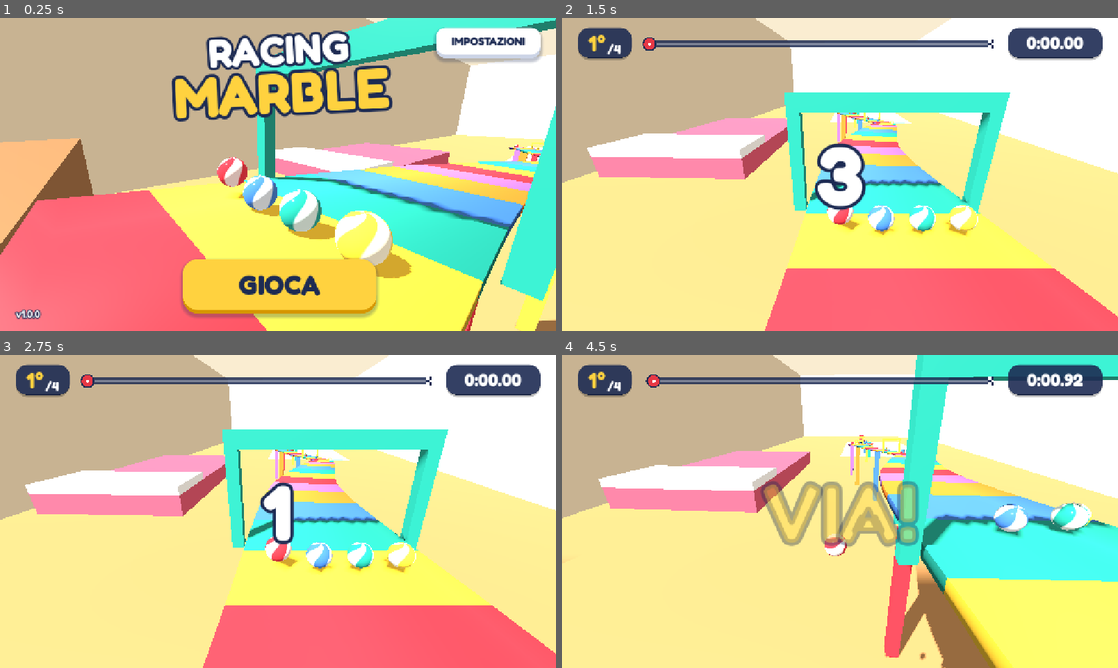
Above: before the commit, frames 1-4 (two rows, left to right).
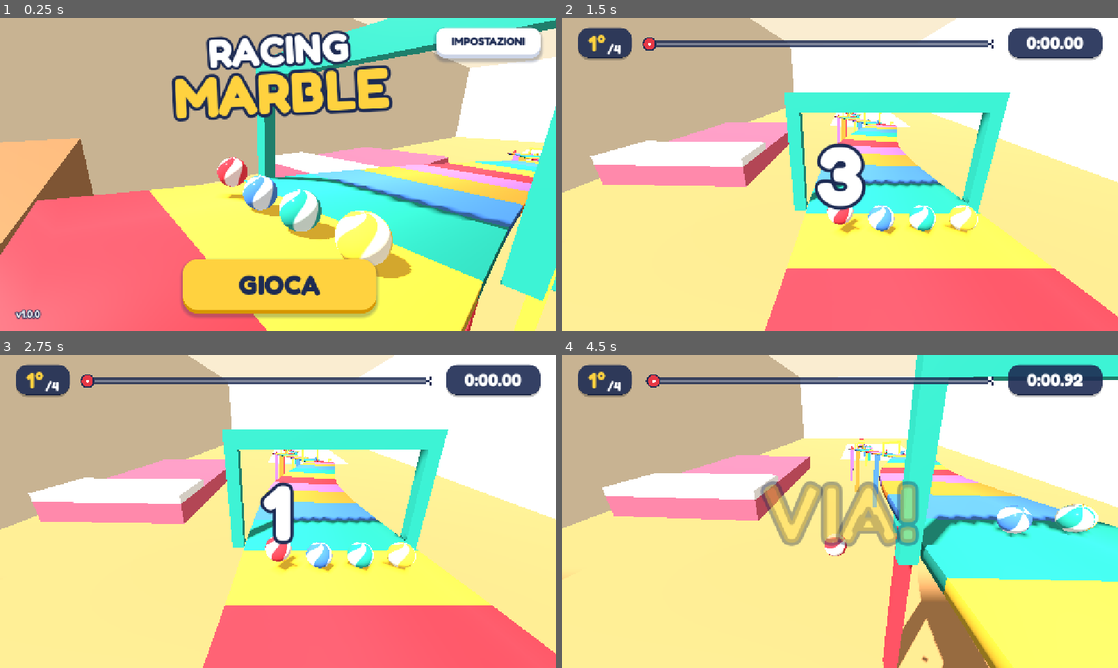
Above: after the commit, the same moments.

Repository: Leoel97/racing-marble
Game: Godot game, scene res://scenes/main.tscn
Two runs of this game, one before a commit and one after it. Both use one fixed random seed, a clock stepped at 60 frames per second and the inputs below.
Inputs (mouse positions are in pixels of both pictures, inside the frame that each line leads up to):
- Up to frame 1 (0.25 s): no input
- Up to frame 2 (1.5 s): click "GIOCA" at 0.5 s; move the mouse to (962, 158) at 1.27 s; hold Right (ui_right) from 1.28 s (still down); click (962, 158) at 1.42 s
- Up to frame 3 (2.75 s): release Right (ui_right) at 2 s; drag from (166, 527) to (250, 574) at 2.02 s
- Up to frame 4 (4.5 s): move the mouse to (895, 442) at 2.77 s; hold Right (ui_right) 2.78-3.5 s; tap Enter at 3.5 s; drag from (812, 574) to (673, 464) at 3.52 s; move the mouse to (1006, 558) at 4.27 s; hold Left (ui_left) from 4.28 s (still down)

The runs differ from the first frame. In frame 1, 2.6% of the frame differs, in the area x 20-100%, y 0-100%; in frame 2, 4.6%; in frame 3, 4.6%; in frame 4, 6.7%, in the area x 0-100%, y 0-100%.

Commit message:
Pista senza tratti piatti e avversari piu' abbordabili
Co-Authored-By: Claude Fable 5.2 <noreply@anthropic.com>
Claude-Session: https://claude.ai/code/session_01R6mF4JeXyjBadC86qXprPP

Diff:
--- a/scripts/main.gd
+++ b/scripts/main.gd
@@ -100,9 +100,9 @@
 
 	# [nome, colore, abilita', corsia]
 	var bot_defs := [
-		["Bot Blu", Color(0.27, 0.48, 0.80), 0.80, -0.8],
-		["Bot Verde", Color(0.16, 0.62, 0.56), 0.87, 0.8],
-		["Bot Giallo", Color(1.00, 0.82, 0.25), 0.94, 2.4],
+		["Bot Blu", Color(0.27, 0.48, 0.80), 0.73, -0.8],
+		["Bot Verde", Color(0.16, 0.62, 0.56), 0.80, 0.8],
+		["Bot Giallo", Color(1.00, 0.82, 0.25), 0.86, 2.4],
 	]
 	for def: Array in bot_defs:
 		var bot: Node3D = AiScript.new()
--- a/scripts/track.gd
+++ b/scripts/track.gd
@@ -9,22 +9,22 @@
 
 # Punti di controllo: [posizione, larghezza]. Si scende lungo -Z.
 const CONTROL := [
-	[Vector3(0, 36, 0), 8.0],
-	[Vector3(0, 33.5, -25), 8.0],
-	[Vector3(6, 31, -55), 7.0],
-	[Vector3(10, 27, -85), 6.0],
-	[Vector3(2, 25, -115), 6.0],
-	[Vector3(-8, 24, -145), 7.0],
-	[Vector3(-10, 20, -175), 5.5],
-	[Vector3(-2, 16, -205), 5.5],
+	[Vector3(0, 40, 0), 8.0],
+	[Vector3(0, 37.5, -25), 8.0],
+	[Vector3(6, 35, -55), 7.0],
+	[Vector3(10, 30, -85), 6.0],
+	[Vector3(2, 27.5, -115), 6.0],
+	[Vector3(-8, 25.5, -145), 7.0],
+	[Vector3(-10, 21, -175), 5.5],
+	[Vector3(-2, 17, -205), 5.5],
 	[Vector3(6, 15, -235), 6.0],
-	[Vector3(4, 14, -265), 5.0],
-	[Vector3(-4, 10.5, -295), 5.5],
-	[Vector3(-6, 8, -325), 6.0],
-	[Vector3(0, 6.5, -355), 7.0],
-	[Vector3(0, 5, -385), 8.0],
-	[Vector3(0, 4.3, -415), 8.0],
-	[Vector3(0, 4, -445), 8.0],
+	[Vector3(4, 13, -265), 5.0],
+	[Vector3(-4, 9.5, -295), 5.5],
+	[Vector3(-6, 7, -325), 6.0],
+	[Vector3(0, 5.5, -355), 7.0],
+	[Vector3(0, 4, -385), 8.0],
+	[Vector3(0, 2.8, -415), 8.0],
+	[Vector3(0, 1.8, -445), 8.0],
 ]
 
 # Ostacoli: [distanza lungo la pista, posizione laterale da -1 a 1, tipo]
